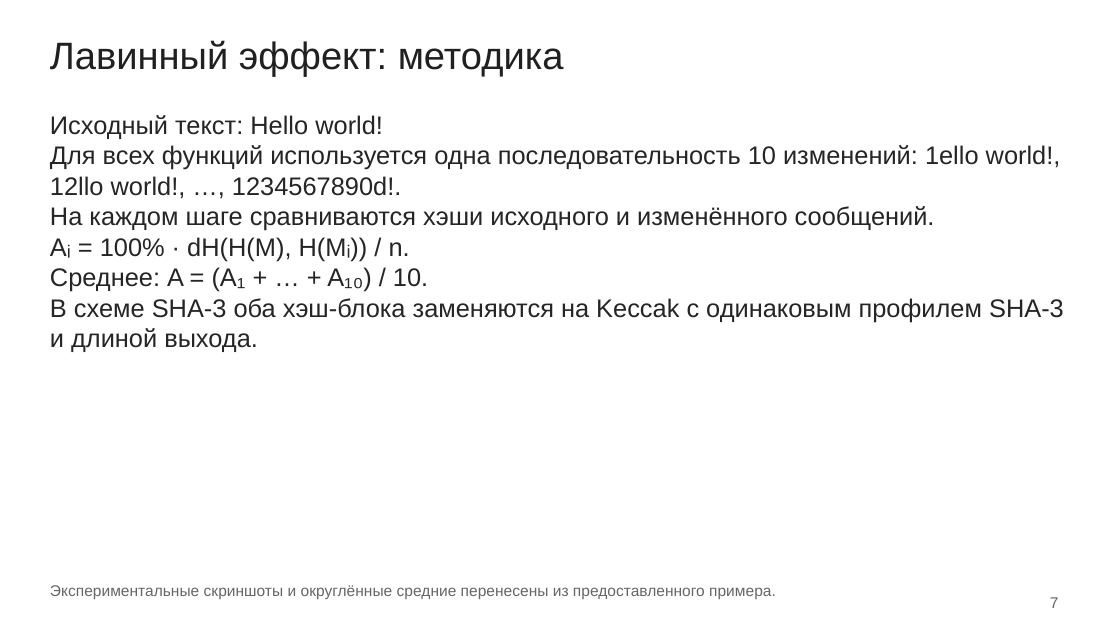
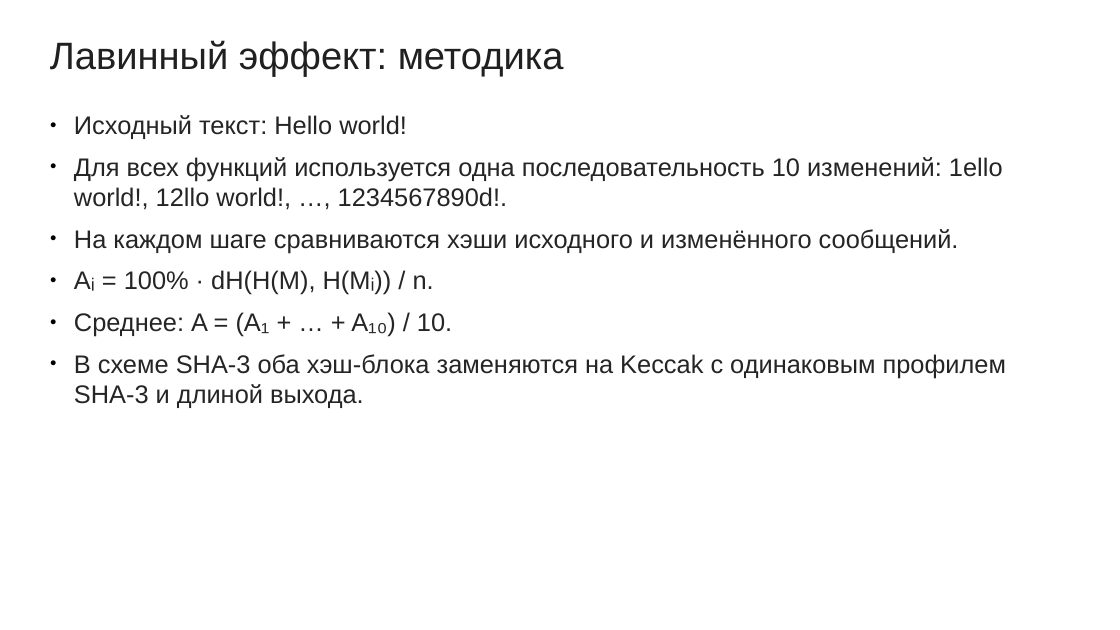
Before and after one commit to mikhailshceglov/sem7, a slide deck: slide 7 of crypto/lab4/Щеглов_3381_ЛР4.odp. Drawn at 1120x630 pixels with LibreOffice and Linux fonts; fonts in the diff are those of the drawing. Boxes give left, top, right and bottom in pixels: in the first picture for what was removed or moved away, otherwise in the second. Text is boxed around its words. In the diff, an @@ line names an element or a change of style, - is before the commit and + after.

```diff
--- a/crypto/lab4/Щеглов_3381_ЛР4.odp
+++ b/crypto/lab4/Щеглов_3381_ЛР4.odp
@@ text "Исходный текст: Hello world!" at (x1=74, y1=115, x2=1006, y2=408): bullet none to ●; more space between paragraphs @@
@@ text removed at (x1=50, y1=585, x2=776, y2=599) @@
-Экспериментальные скриншоты и округлённые средние перенесены из предоставленного примера.
@@ text removed at (x1=1050, y1=597, x2=1059, y2=608) @@
-7
```
Also in this commit, not shown: 20 other slides changed, 3 slides added, 2 slides removed, 6 other files.
